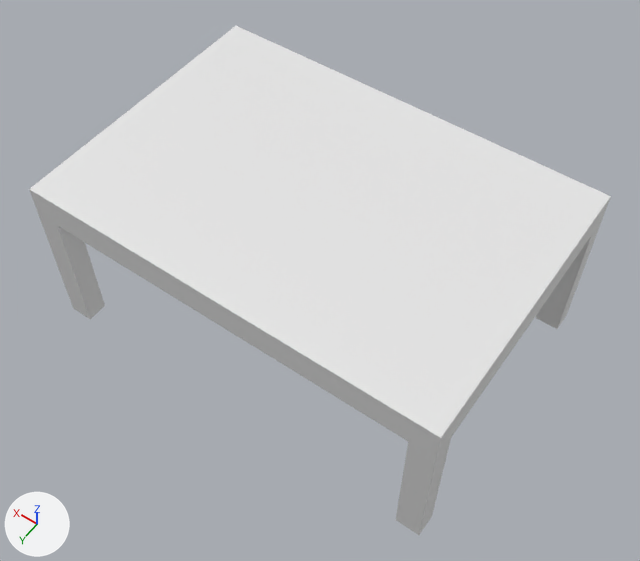
The Blender file Assets/3D/Mesa.blend, before and after one commit.
Both versions are drawn from a camera (50 mm lens) standing at (-7.73, 10.79, 14.3) and looking at (-0.27, 0.34, -2.12). The lights are fixed; the arrows at lower left show +X, +Y and +Z.

The scene before the commit, as lines of its bpy script (objects in view):
```python
mat_material = principled_material('Material')
mat_material.base_color = (0.8, 0.8, 0.8)  # white #e7e7e7
me_cube = bpy.data.meshes.new('Cube')
me_cube.from_pydata(...)  # 48 vertices, 46 faces; spans x -1.0..1.0, y -1.0..1.0, z -9.96..1.0
me_cube.materials.append(mat_material)  # white #e7e7e7
ob_cube = bpy.data.objects.new('Cube', me_cube)
ob_cube.location = (0.0, 0.0, 0.0)
ob_cube.scale = (5.16, 3.55, 0.397)
```
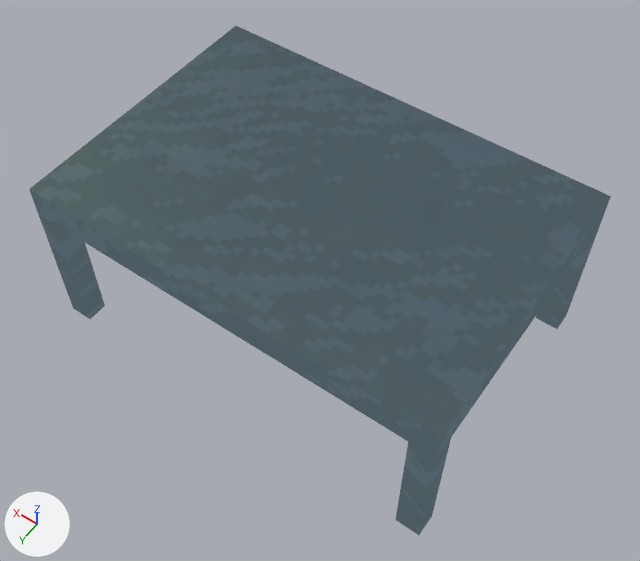
Location of each change, (x1, y1, x2, y2) in pixels of the pictures (640 x 561 px):
'Cube', surface changed (white to blue)
    both: (29, 26, 611, 535)

The change in detail:
Picture 'mesa.png' (img_mesa_png) is new.
In material 'Material' (mat_material), base_color is no longer (0.8, 0.8, 0.8), white #e7e7e7.
Material 'Material' (mat_material) is now built by emission_material('Material') instead of principled_material('Material').
In material 'Material' (mat_material), texture is now set to img_mesa_png.
